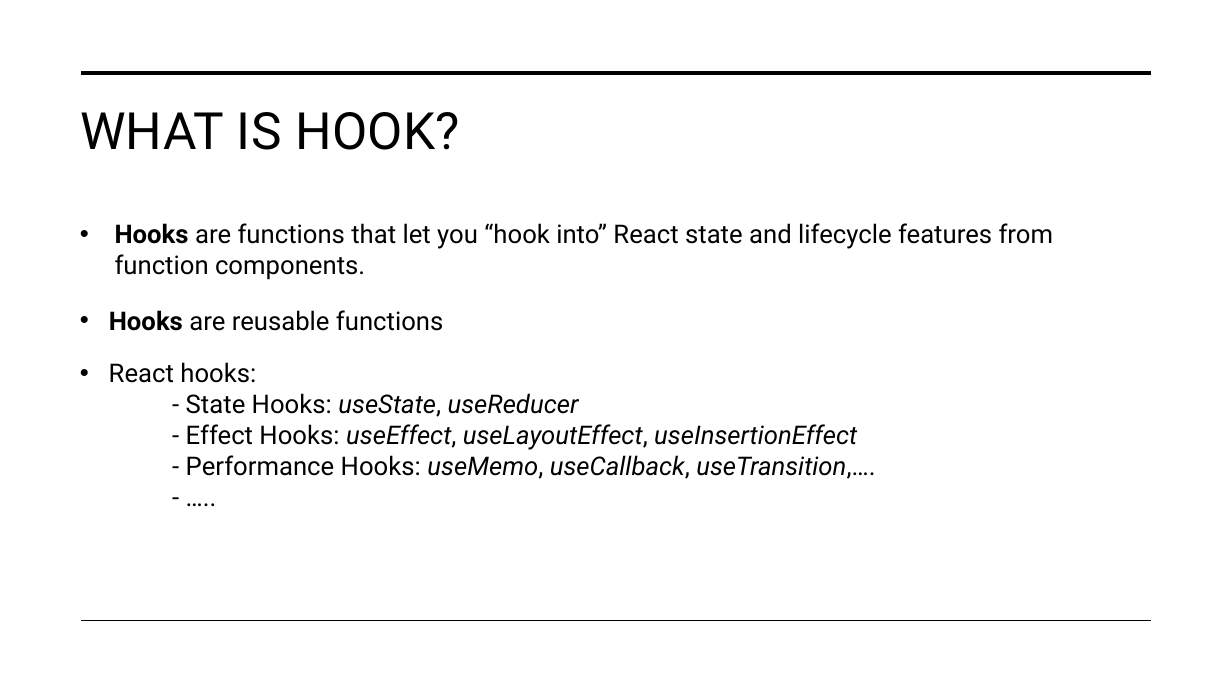
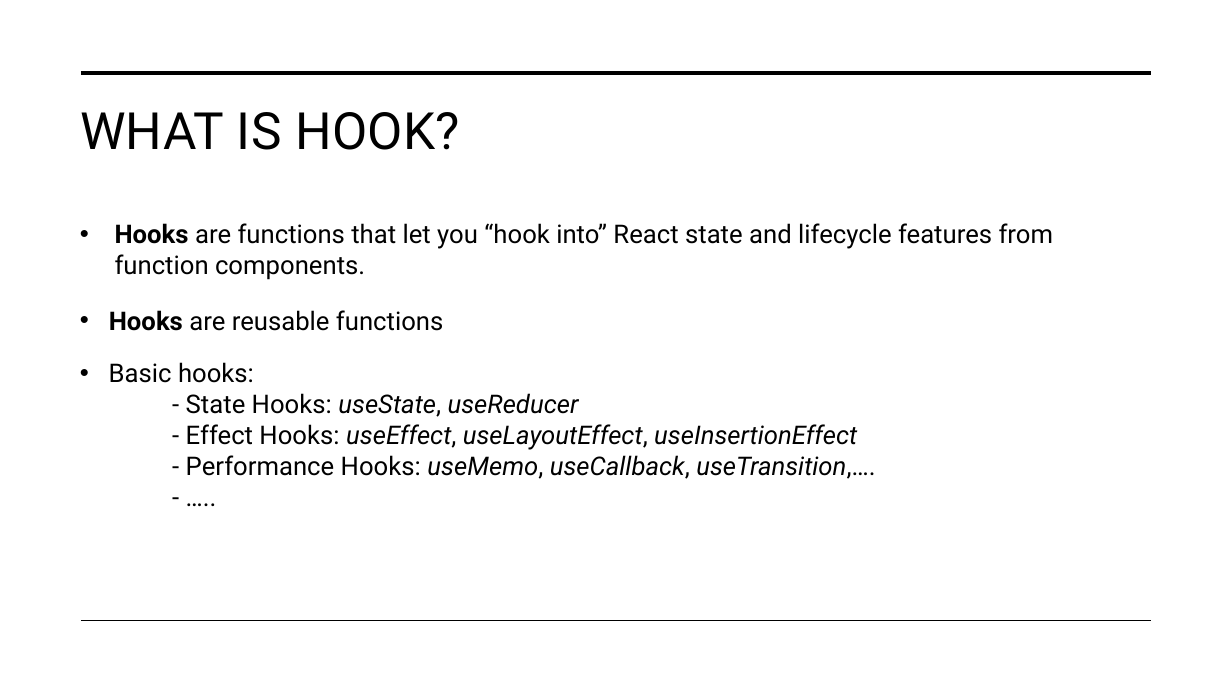
Before and after one commit to tungle251/demo-app, a slide deck: slide 5 of Presentation.pptx. Drawn at 1232x693 pixels with LibreOffice and Linux fonts; fonts in the diff are those of the drawing. Boxes give left, top, right and bottom in pixels: in the first picture for what was removed or moved away, otherwise in the second. Text is boxed around its words. In the diff, an @@ line names an element or a change of style, - is before the commit and + after.

Commit message:
update pp

```diff
--- a/Presentation.pptx
+++ b/Presentation.pptx
@@ text at [109,362,254,383]: text changed @@
-• React hooks:
+• Basic hooks:
```
Also in this commit, not shown: 1 other slide changed.
